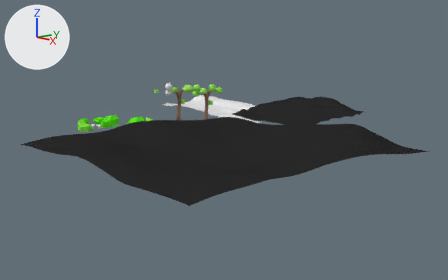
Before and after pictures for a commit that changed the Blender file kust1.blend.
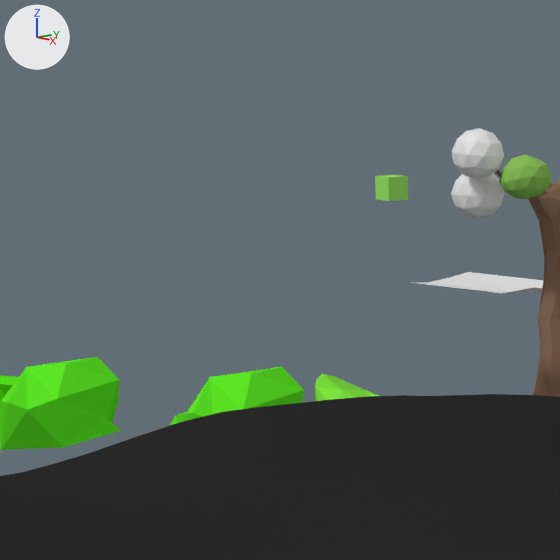
Old and new are each drawn whole from a camera (50 mm lens) standing at (59.2, -38.7, 10.2) and looking at (10.5, 2.0, -0.5) and again close up on the part from 23% to 40% of the width and 23% to 51% of the height. The lights are fixed; the arrows at upper left show +X, +Y and +Z.
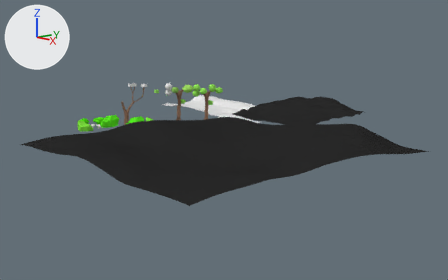
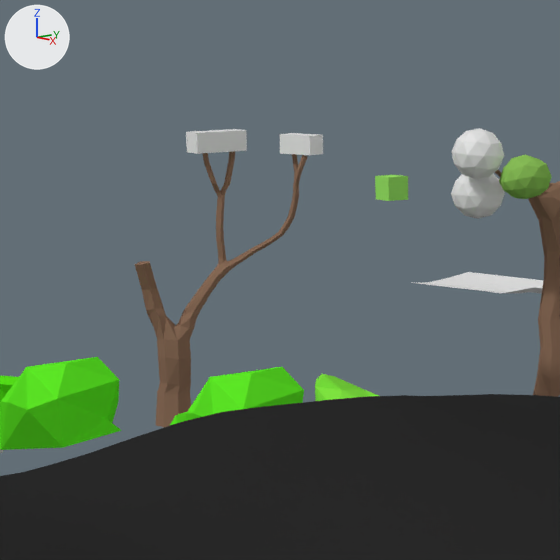
Changed parts and their boxes [x1, y1, x2, y2] in the close-ups (560 x 560 px):
'Cube.010', added (brown): after [135, 151, 308, 427]
'Cube.011', added: after [186, 129, 247, 154]
'Cube.012', added: after [280, 133, 323, 155]

What the commit changed:
Mesh me_cube_010 is new.
It has 321 vertices, 338 faces and spans x -0.6..1.95, y -1.21..3.14, z -0.48..2.46.
It uses material mat_material_017 (brown #8b6d59).
Mesh me_cube_009 is new.
It has 16 vertices, 14 faces and spans x -0.17..0.17, y -0.469..0.483, z -0.17..0.17.
Mesh me_cube_013 is new.
It has 12 vertices, 10 faces and spans x -0.514..0.16, y -0.16..0.16, z -0.16..0.16.
Object 'Cube.010' (ob_cube_010) is new; it shows me_cube_010.
Its location is (-5.24, -0.08, 0.35).
Its scale is (0.594, 0.632, 1.57).
Object 'Cube.011' (ob_cube_011) is new; it shows me_cube_009.
Its location is (-5.06, 0.7, 4.32).
Object 'Cube.012' (ob_cube_012) is new; it shows me_cube_013.
Its location is (-4.13, 1.92, 4.26).
Its rotation in degrees is (0, 0, 15).
